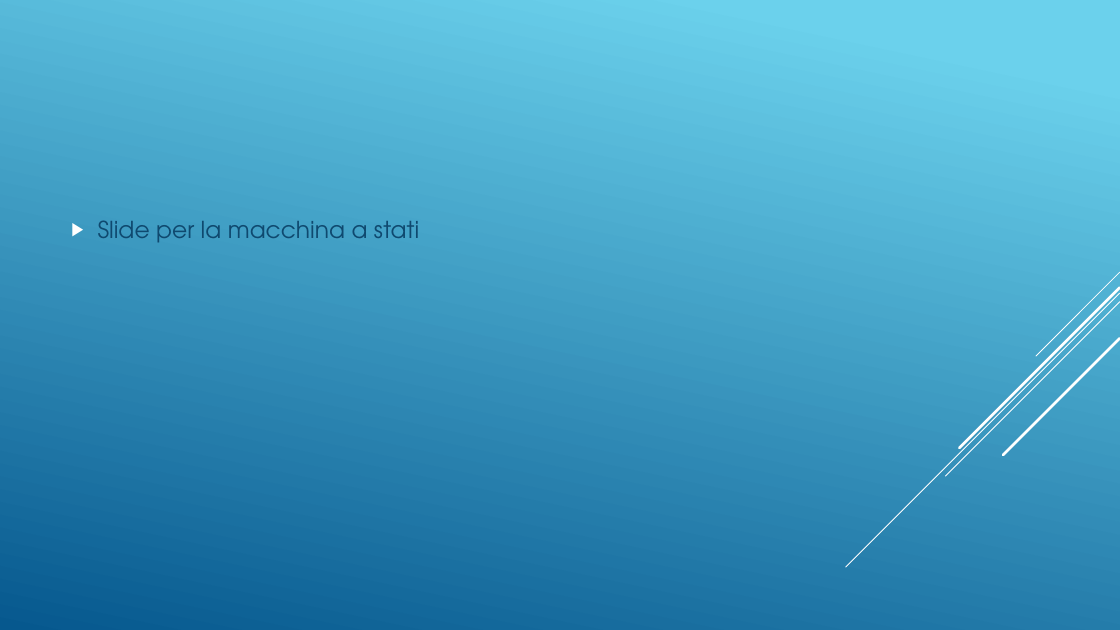
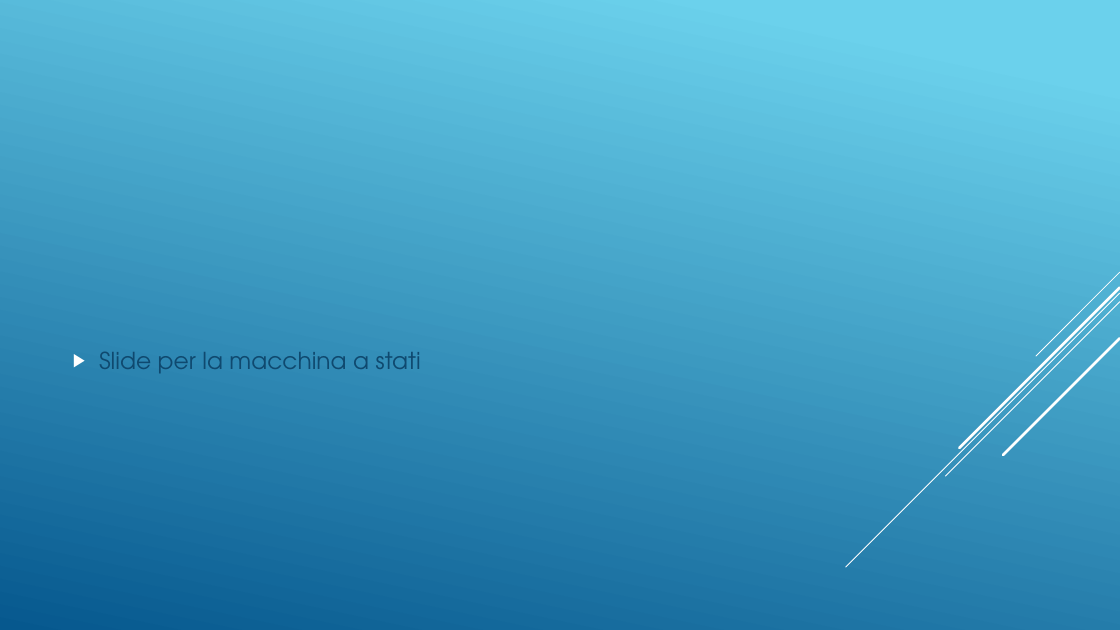
Before and after one commit to DaddaOperator/STM-Micro-Exercises-PLSD-, a slide deck: slide 11 of PresentazioneOfficial.pptx (slide 6 before the commit). Drawn at 1120x630 pixels with LibreOffice and Linux fonts; fonts in the diff are those of the drawing. Boxes give left, top, right and bottom in pixels: in the first picture for what was removed or moved away, otherwise in the second. Text is boxed around its words. In the diff, an @@ line names an element or a change of style, - is before the commit and + after.

```diff
--- a/PresentazioneOfficial.pptx
+++ b/PresentazioneOfficial.pptx
@@ text "Slide per la macchina a ...": place and size @@
-text "Slide per la macchina a ..." at [98, 220, 419, 243]
+text "Slide per la macchina a ..." at [99, 352, 421, 373]
```
Also in this commit, not shown: 1 other slide changed, 5 slides added, 5 other files.
